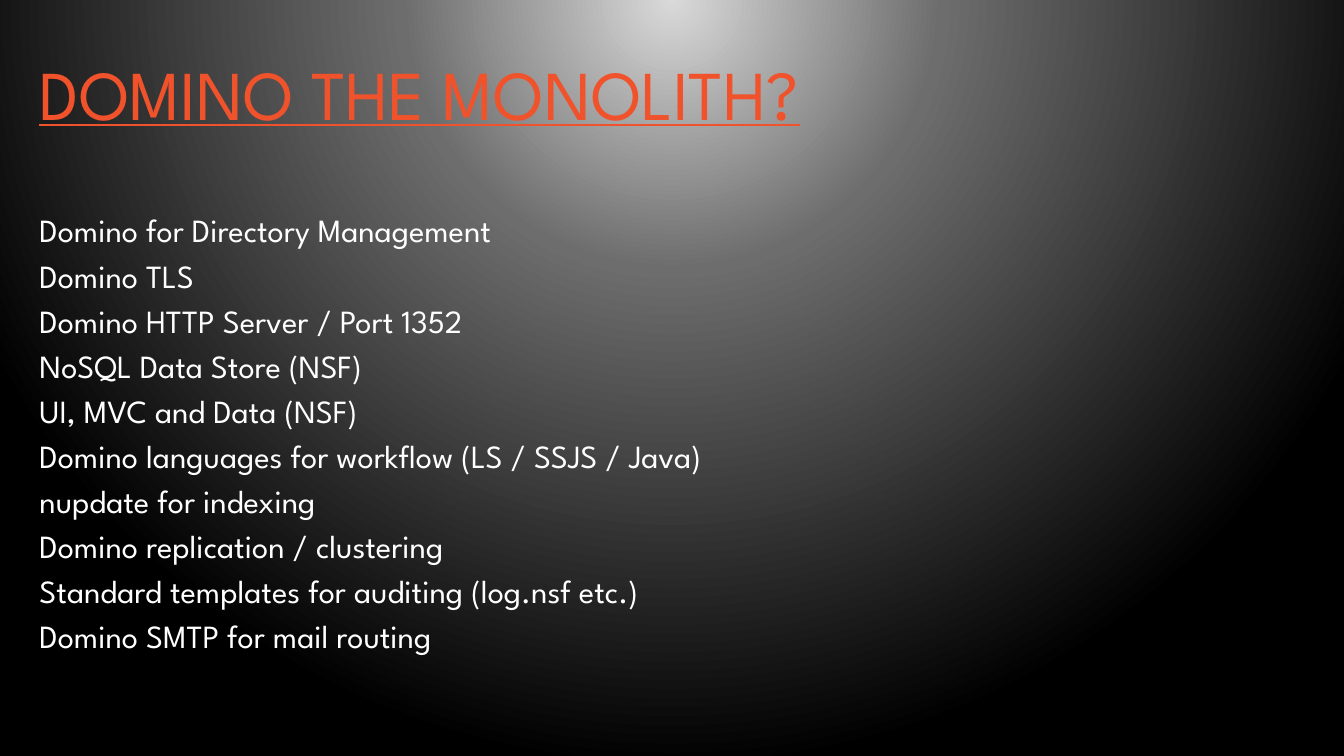
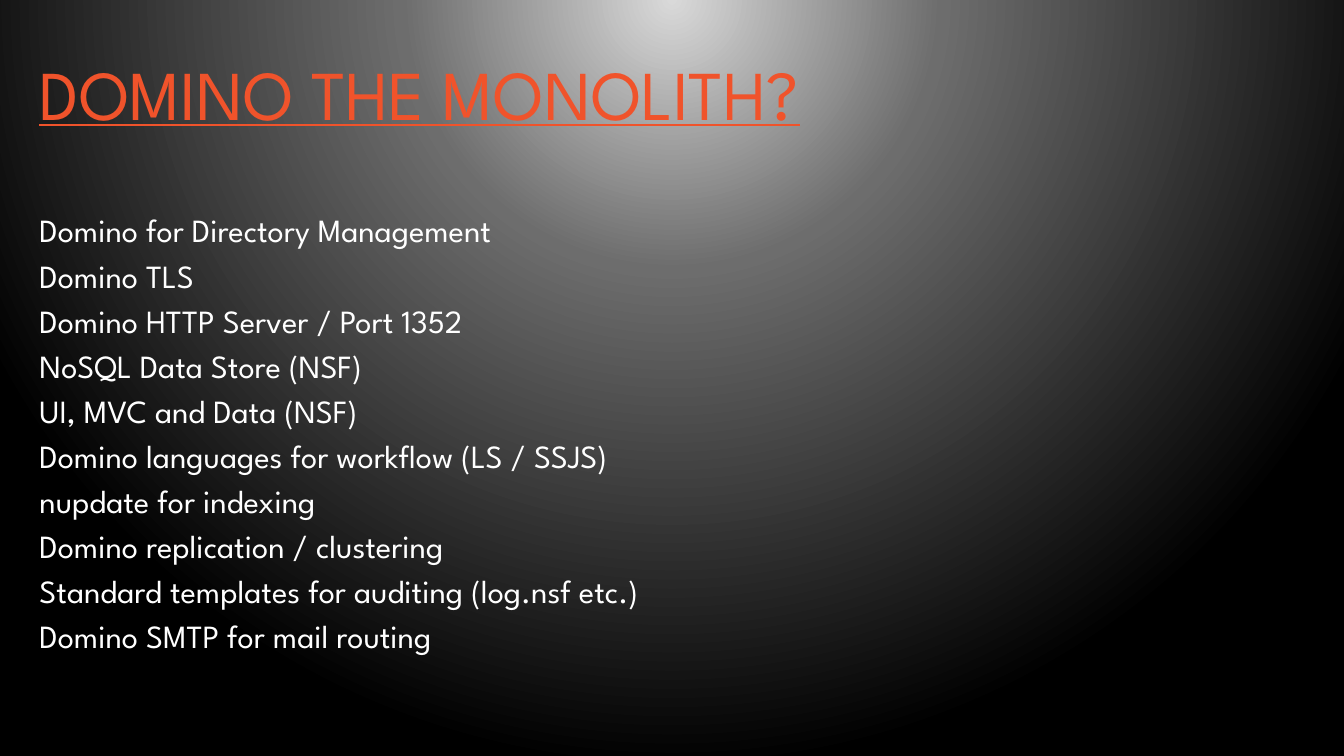
Before and after one commit to bleedingcode/domino-js-masterclass, a slide deck: slide 7 of presentation/8598 Domino and JS.pptx. Drawn at 1344x756 pixels with LibreOffice and Linux fonts; fonts in the diff are those of the drawing; background and template pictures are left out. Boxes give left, top, right and bottom in pixels: in the first picture for what was removed or moved away, otherwise in the second. Text is boxed around its words. In the diff, an @@ line names an element or a change of style, - is before the commit and + after.

```diff
--- a/presentation/8598 Domino and JS.pptx
+++ b/presentation/8598 Domino and JS.pptx
@@ text at <box>39,445,607,475</box>: text changed @@
-Domino languages for workflow (LS / SSJS / Java)
+Domino languages for workflow (LS / SSJS)
```
Also in this commit, not shown: 11 other slides changed, 9 other files.
